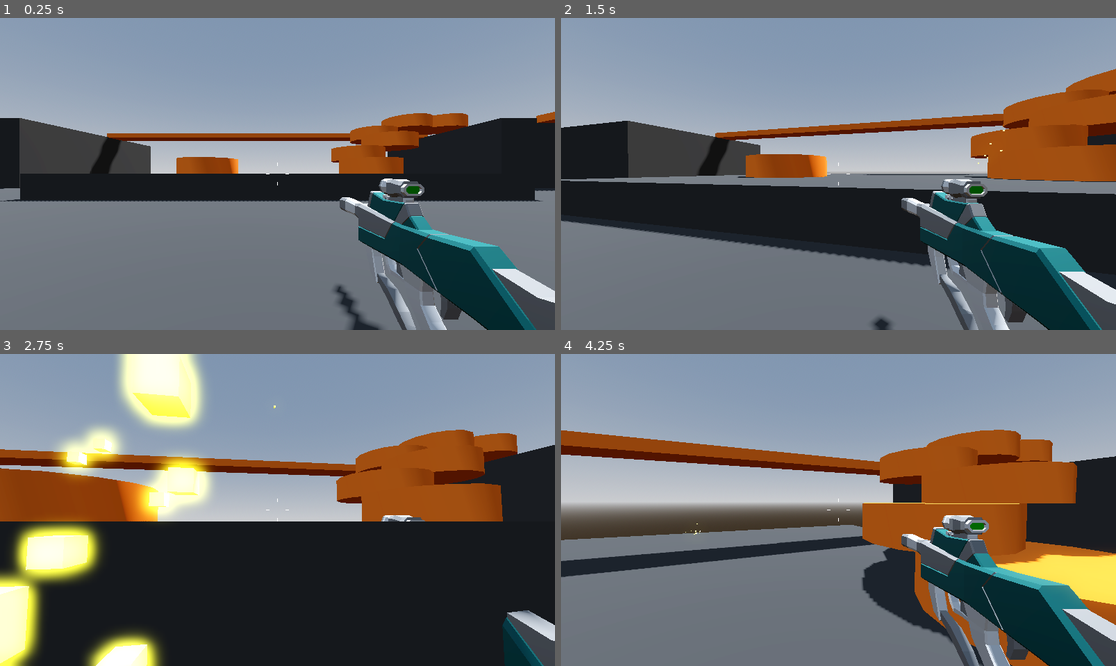
Above: before the commit, frames 1-4 (two rows, left to right).
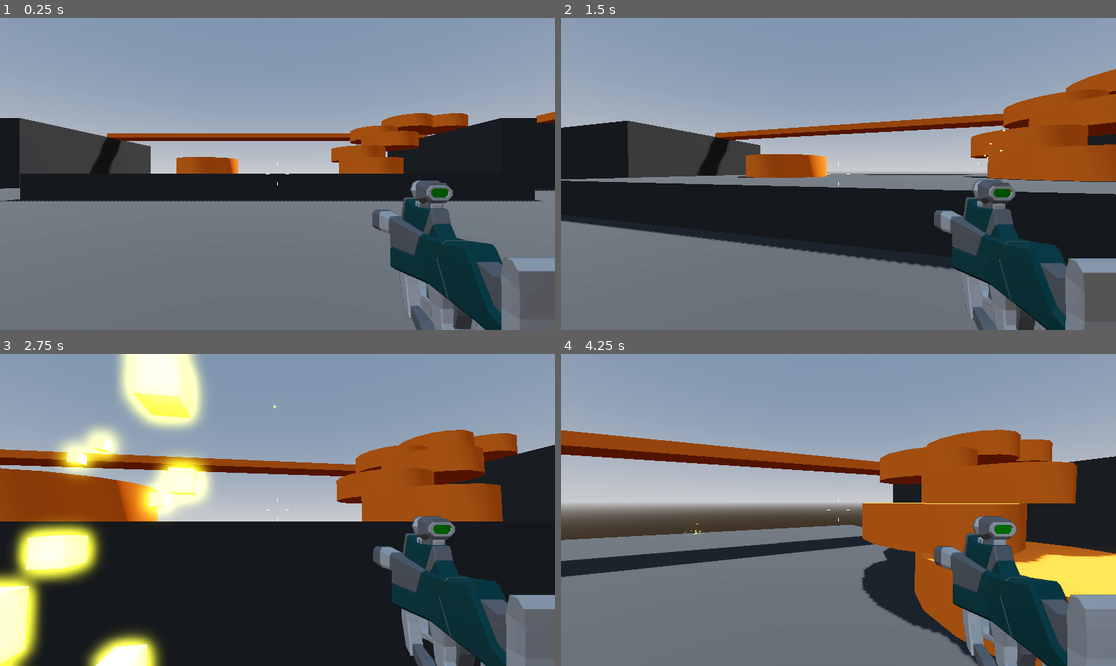
Above: after the commit, the same moments.

Repository: ivdobry/retro-fps
Game: Godot game, scene res://levels/sandbox.tscn
The game is run twice, just before and just after one commit, with the same random seed, the same clock (stepped at 60 frames per second) and the same inputs.
Inputs (mouse positions are in pixels of both pictures, inside the frame that each line leads up to):
- Up to frame 1 (0.25 s): no input
- Up to frame 2 (1.5 s): tap Enter at 0.5 s; move the mouse to (866, 174) at 0.52 s; press the mouse at (866, 174) at 0.53 s; hold W (move_forward) from 0.53 s (still down); tap Space (jump) at 0.77 s; move the mouse to (810, 174) at 1.27 s; release the mouse at (810, 174) at 1.28 s; click (810, 174) at 1.35 s
- Up to frame 3 (2.75 s): keep holding W (move_forward); tap Space (jump) at 1.52 s; move the mouse to (288, 503) at 2.02 s; press the mouse at (288, 503) at 2.03 s
- Up to frame 4 (4.25 s): keep holding W (move_forward); move the mouse to (832, 516) at 2.77 s; release the mouse at (832, 516) at 2.78 s; click (832, 516) at 2.85 s; tap Space (jump) at 3.02, 3.77 s; move the mouse to (877, 513) at 3.52 s; press the mouse at (877, 513) at 3.53 s

The runs differ from the first frame. In frame 1, 8.2% of the frame differs, in the area x 60-100%, y 51-100%; in frame 2, 7.6%; in frame 3, 8.4%; in frame 4, 8.7%, in the area x 61-100%, y 51-100%.

Commit message:
Add game over menu.

Diff:
--- /dev/null
+++ b/player/game_over_menu.gd
@@ -0,0 +1,17 @@
+extends Control
+
+@onready var restart_button: Button = $CenterContainer/VBoxContainer/RestartButton
+@onready var quit_button: Button = $CenterContainer/VBoxContainer/QuitButton
+
+func game_over() -> void:
+	get_tree().paused = true
+	visible = true
+	Input.mouse_mode = Input.MOUSE_MODE_VISIBLE
+
+func _on_restart_button_pressed() -> void:
+	get_tree().paused = false
+	get_tree().reload_current_scene()
+
+
+func _on_quit_button_pressed() -> void:
+	get_tree().quit()
--- /dev/null
+++ b/player/game_over_menu.tscn
@@ -0,0 +1,51 @@
+[gd_scene load_steps=5 format=3 uid="uid://iwps66b5ivbb"]
+
+[ext_resource type="FontFile" uid="uid://dje7viiesq2ra" path="res://assets/Staatliches/Staatliches-Regular.ttf" id="1_33kke"]
+[ext_resource type="Script" uid="uid://c1g7yjtk0hn5x" path="res://player/game_over_menu.gd" id="2_r25e0"]
+
+[sub_resource type="Theme" id="Theme_r25e0"]
+default_font = ExtResource("1_33kke")
+default_font_size = 64
+
+[sub_resource type="LabelSettings" id="LabelSettings_qjjy4"]
+font_size = 96
+
+[node name="GameOverMenu" type="Control"]
+process_mode = 3
+layout_mode = 3
+anchors_preset = 15
+anchor_right = 1.0
+anchor_bottom = 1.0
+grow_horizontal = 2
+grow_vertical = 2
+theme = SubResource("Theme_r25e0")
+script = ExtResource("2_r25e0")
+
+[node name="CenterContainer" type="CenterContainer" parent="."]
+layout_mode = 1
+anchors_preset = 15
+anchor_right = 1.0
+anchor_bottom = 1.0
+grow_horizontal = 2
+grow_vertical = 2
+
+[node name="VBoxContainer" type="VBoxContainer" parent="CenterContainer"]
+custom_minimum_size = Vector2(512, 0)
+layout_mode = 2
+
+[node name="Label" type="Label" parent="CenterContainer/VBoxContainer"]
+layout_mode = 2
+text = "You dead lmao"
+label_settings = SubResource("LabelSettings_qjjy4")
+horizontal_alignment = 1
+
+[node name="RestartButton" type="Button" parent="CenterContainer/VBoxContainer"]
+layout_mode = 2
+text = "Again"
+
+[node name="QuitButton" type="Button" parent="CenterContainer/VBoxContainer"]
+layout_mode = 2
+text = "exit"
+
+[connection signal="pressed" from="CenterContainer/VBoxContainer/RestartButton" to="." method="_on_restart_button_pressed"]
+[connection signal="pressed" from="CenterContainer/VBoxContainer/QuitButton" to="." method="_on_quit_button_pressed"]
--- a/player/player.gd
+++ b/player/player.gd
@@ -10,11 +10,16 @@
 
 var hitpoints: int = max_hitpoints:
 	set(value):
+		if value < hitpoints:
+			damage_animation_player.stop(false)
+			damage_animation_player.play("damage")
 		hitpoints = value
 		if hitpoints <= 0:
-			get_tree().quit()
+			game_over_menu.game_over()
 
 @onready var camera_pivot: Node3D = $CameraPivot
+@onready var damage_animation_player: AnimationPlayer = $DamageTexture/DamageAnimationPlayer
+@onready var game_over_menu: Control = $GameOverMenu
 
 func _ready() -> void:
 	Input.mouse_mode = Input.MOUSE_MODE_CAPTURED
--- a/player/player.tscn
+++ b/player/player.tscn
@@ -1,13 +1,76 @@
-[gd_scene load_steps=7 format=3 uid="uid://cyirl1tqlicjn"]
+[gd_scene load_steps=12 format=3 uid="uid://cyirl1tqlicjn"]
 
 [ext_resource type="Script" uid="uid://cklxiqwf716dg" path="res://player/player.gd" id="1_oul6g"]
 [ext_resource type="Script" uid="uid://bk0tse02hou14" path="res://player/smooth_camera.gd" id="2_rkbax"]
 [ext_resource type="Script" uid="uid://f04ftp82gt3e" path="res://player/crosshair.gd" id="3_g1dw6"]
 [ext_resource type="PackedScene" uid="uid://dd7kjwt4tkceh" path="res://weapons/smg.tscn" id="3_yw30f"]
+[ext_resource type="Texture2D" uid="uid://y2cyb6dunggx" path="res://player/damage.png" id="5_qjkh3"]
+[ext_resource type="PackedScene" uid="uid://iwps66b5ivbb" path="res://player/game_over_menu.tscn" id="6_g6k8r"]
 
 [sub_resource type="CapsuleMesh" id="CapsuleMesh_kqu6x"]
 
 [sub_resource type="CapsuleShape3D" id="CapsuleShape3D_oul6g"]
+
+[sub_resource type="Animation" id="Animation_qjkh3"]
+resource_name = "damage"
+length = 0.4
+tracks/0/type = "value"
+tracks/0/imported = false
+tracks/0/enabled = true
+tracks/0/path = NodePath(".:scale")
+tracks/0/interp = 1
+tracks/0/loop_wrap = true
+tracks/0/keys = {
+"times": PackedFloat32Array(0, 0.4),
+"transitions": PackedFloat32Array(-2, -2),
+"update": 0,
+"values": [Vector2(1, 1), Vector2(1.5, 1.5)]
+}
+tracks/1/type = "value"
+tracks/1/imported = false
+tracks/1/enabled = true
+tracks/1/path = NodePath(".:modulate")
+tracks/1/interp = 1
+tracks/1/loop_wrap = true
+tracks/1/keys = {
+"times": PackedFloat32Array(0, 0.4),
+"transitions": PackedFloat32Array(-2, -2),
+"update": 0,
+"values": [Color(1, 1, 1, 1), Color(1, 1, 1, 0)]
+}
+
+[sub_resource type="Animation" id="Animation_g6k8r"]
+length = 0.001
+tracks/0/type = "value"
+tracks/0/imported = false
+tracks/0/enabled = true
+tracks/0/path = NodePath(".:scale")
+tracks/0/interp = 1
+tracks/0/loop_wrap = true
+tracks/0/keys = {
+"times": PackedFloat32Array(0),
+"transitions": PackedFloat32Array(1),
+"update": 0,
+"values": [Vector2(1, 1)]
+}
+tracks/1/type = "value"
+tracks/1/imported = false
+tracks/1/enabled = true
+tracks/1/path = NodePath(".:modulate")
+tracks/1/interp = 1
+tracks/1/loop_wrap = true
+tracks/1/keys = {
+"times": PackedFloat32Array(0),
+"transitions": PackedFloat32Array(1),
+"update": 0,
+"values": [Color(1, 1, 1, 0)]
+}
+
+[sub_resource type="AnimationLibrary" id="AnimationLibrary_boad6"]
+_data = {
+&"RESET": SubResource("Animation_g6k8r"),
+&"damage": SubResource("Animation_qjkh3")
+}
 
 [node name="Player" type="CharacterBody3D" groups=["player"]]
 script = ExtResource("1_oul6g")
@@ -23,9 +86,32 @@
 [node name="SmoothCamera" type="Camera3D" parent="CameraPivot"]
 transform = Transform3D(1, 0, 0, 0, 1, 0, 0, 0, 1, 0, 0.3, 0)
 top_level = true
+cull_mask = 1048573
 script = ExtResource("2_rkbax")
 
 [node name="SMG" parent="CameraPivot/SmoothCamera" instance=ExtResource("3_yw30f")]
+
+[node name="RemoteTransform3D" type="RemoteTransform3D" parent="CameraPivot/SmoothCamera"]
+remote_path = NodePath("../../../SubViewportContainer/SubViewport/WeaponCamera")
+
+[node name="SubViewportContainer" type="SubViewportContainer" parent="."]
+anchors_preset = 15
+anchor_right = 1.0
+anchor_bottom = 1.0
+grow_horizontal = 2
+grow_vertical = 2
+stretch = true
+
+[node name="SubViewport" type="SubViewport" parent="SubViewportContainer"]
+transparent_bg = true
+handle_input_locally = false
+size = Vector2i(1152, 648)
+render_target_update_mode = 4
+
+[node name="WeaponCamera" type="Camera3D" parent="SubViewportContainer/SubViewport"]
+transform = Transform3D(1, 0, 0, 0, 1, 0, 0, 0, 1, 0, 0.3, 0)
+cull_mask = 2
+fov = 40.0
 
 [node name="CenterContainer" type="CenterContainer" parent="."]
 anchors_preset = 15
@@ -37,3 +123,22 @@
 [node name="Crosshair" type="Control" parent="CenterContainer"]
 layout_mode = 2
 script = ExtResource("3_g1dw6")
+
+[node name="DamageTexture" type="TextureRect" parent="."]
+modulate = Color(1, 1, 1, 0)
+anchors_preset = 15
+anchor_right = 1.0
+anchor_bottom = 1.0
+grow_horizontal = 2
+grow_vertical = 2
+pivot_offset = Vector2(576, 324)
+texture = ExtResource("5_qjkh3")
+
+[node name="DamageAnimationPlayer" type="AnimationPlayer" parent="DamageTexture"]
+libraries = {
+&"": SubResource("AnimationLibrary_boad6")
+}
+autoplay = "RESET"
+
+[node name="GameOverMenu" parent="." instance=ExtResource("6_g6k8r")]
+visible = false
--- a/weapons/smg.tscn
+++ b/weapons/smg.tscn
@@ -31,10 +31,38 @@
 muzzle_flash = NodePath("MuzzleFlash")
 
 [node name="SMG" parent="." index="1" instance=ExtResource("2_6vhuu")]
-transform = Transform3D(1, 0, 0, 0, 1, 0, 0, 0, 1, 0.7, -0.35, -1)
+transform = Transform3D(1, 0, 0, 0, 1, 0, 0, 0, 1, 0.7, -0.35, -1.8)
+
+[node name="Suppressors_003" parent="SMG" index="0"]
+layers = 2
+
+[node name="Part_024" parent="SMG" index="1"]
+layers = 2
+
+[node name="Rail_009" parent="SMG" index="2"]
+layers = 2
+
+[node name="Grip_017" parent="SMG" index="3"]
+layers = 2
+
+[node name="Charger_011" parent="SMG" index="4"]
+layers = 2
+
+[node name="Scope_016" parent="SMG" index="5"]
+layers = 2
+
+[node name="Part_029" parent="SMG" index="6"]
+layers = 2
+
+[node name="Part_030" parent="SMG" index="7"]
+layers = 2
+
+[node name="Gun butt_012" parent="SMG" index="8"]
+layers = 2
 
 [node name="MuzzleFlash" type="GPUParticles3D" parent="." index="3"]
-transform = Transform3D(1, 0, 0, 0, 1, 0, 0, 0, 1, 0.7, -0.3, -2.1)
+transform = Transform3D(1, 0, 0, 0, 1, 0, 0, 0, 1, 0.7, -0.3, -2.9)
+layers = 2
 material_override = SubResource("StandardMaterial3D_6vhuu")
 cast_shadow = 0
 emitting = false
@@ -45,3 +73,5 @@
 local_coords = true
 process_material = SubResource("ParticleProcessMaterial_78b3n")
 draw_pass_1 = SubResource("BoxMesh_63o05")
+
+[editable path="SMG"]
Not shown, added: assets/Staatliches/OFL.txt
Binary file added: assets/Staatliches/Staatliches-Regular.ttf
Not shown, added: assets/Staatliches/Staatliches-Regular.ttf.import
Not shown, added: player/Staatliches/OFL.txt
Binary file added: player/Staatliches/Staatliches-Regular.ttf
Not shown, added: player/Staatliches/Staatliches-Regular.ttf.import
Binary file added: player/damage.png
Not shown, added: player/damage.png.import
Not shown, added: player/game_over_menu.gd.uid
